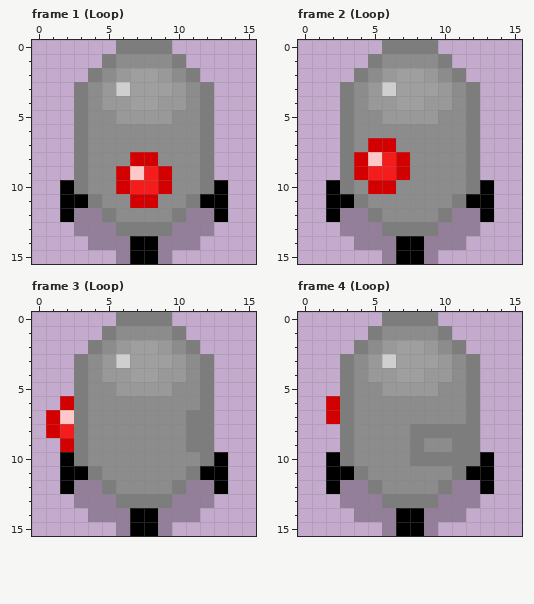
Pixel-art file, stored at resources/art/laser_turret3.aseprite. This is how it looked before the edit.
16x16 pixels, 8 frames. Colours within 5 levels of each other are drawn and written as one. Shown: frame 1 (Loop), frame 2 (Loop), frame 3 (Loop), frame 4 (Loop). The commit also changed other frames, which this record leaves out.
The same view after the edit:
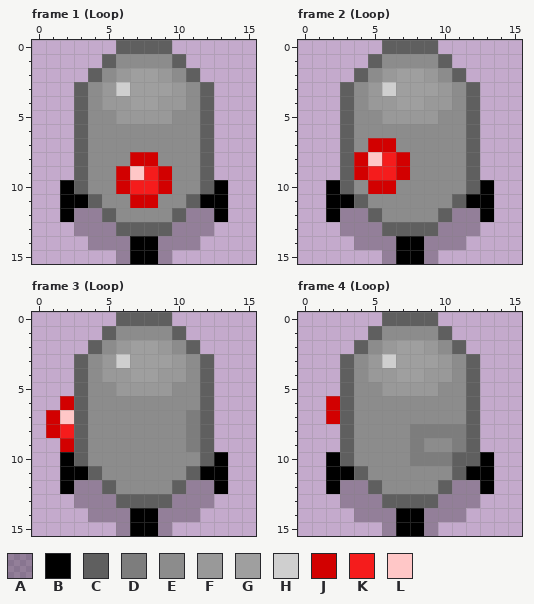
Palette (. is transparent): A #00000040  B #000000  C #5f5f5f  D #7d7d7d  E #8c8c8c  F #999999  G #9f9f9f  H #cfcfcf  J #d20000  K #f51c1c  L #ffc7c7
The commit says: working on sentry turret art and fixed rotating laser turret broken to rebooting state change
Changes in this commit:
Changed rows in their new state; - is an unchanged pixel.
Frame 1 (Loop), layer "Layer 1":
first column x 3:
 0 ---CCCC---
 1 --C----C--
 2 -C------C-
 3 C--------C
 4 C--------C
 5 C--------C
 6 C--------C
 7 C--------C
 8 C--------C
 9 C--------C
10 C--------C
11 -C------C-
12 --C----C--
13 ---CCCC---
Frame 2 (Loop), layer "Layer 1": the same change as frame 1 (Loop)
Frame 3 (Loop), layer "Layer 1": the same change as frame 1 (Loop)
Frame 4 (Loop), layer "Layer 1":
first column x 3:
 0 ---CCCC---
 1 --C----C--
 2 -C------C-
 3 C--------C
 4 C--------C
 5 C--------C
 6 C--------C
 7 C--------C
 8 C--------C
 9 C--------C
10 C-------CC
11 -C------C-
12 --C----C--
13 ---CCCC---
Where, in picture pixels (left, top, right, bottom), the same in both pictures:
changed: (74, 40, 214, 236)
changed: (340, 40, 480, 236)
changed: (74, 312, 214, 508)
changed: (340, 312, 480, 508)
